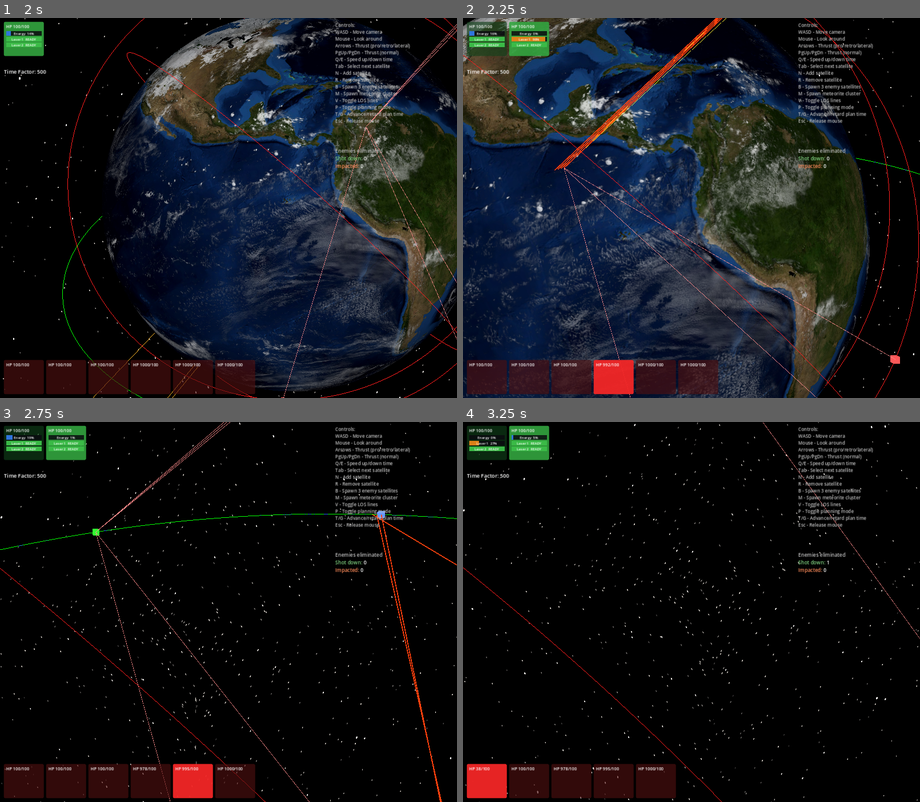
Above: before the commit, frames 1-4 (two rows, left to right).
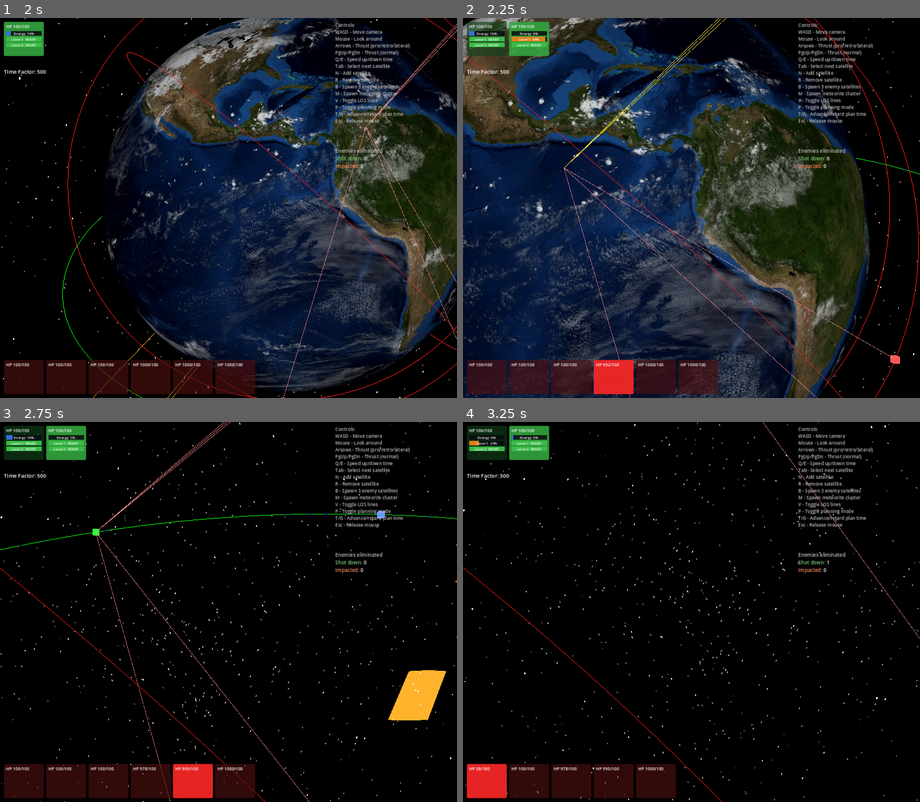
Above: after the commit, the same moments.

Repository: mellenburg/game
Game: Godot game, scene res://scenes/main.tscn
The game is run twice, just before and just after one commit, with the same random seed, the same clock (stepped at 60 frames per second) and the same inputs.
Inputs (mouse positions are in pixels of both pictures, inside the frame that each line leads up to):
- Up to frame 1 (2 s): tap Enter at 0.5 s; move the mouse to (251, 208) at 0.52 s; hold W (move_forward) from 0.53 s (still down); tap B (add_enemies) at 0.6 s; move the mouse to (205, 208) at 1.27 s; tap M (add_meteorites) at 1.35 s
- Up to frame 2 (2.25 s): keep holding W (move_forward); move the mouse to (700, 200) at 2.02 s; tap N (add_satellite) at 2.1 s
- Up to frame 3 (2.75 s): keep holding W (move_forward)
- Up to frame 4 (3.25 s): keep holding W (move_forward); move the mouse to (686, 619) at 2.77 s; tap T (planning_advance) at 2.85 s

Frame 1 is identical in both runs. In frame 2, 0.5% of the frame differs, in the area x 20-57%, y 0-41%; in frame 3, 1.4%, in the area x 81-100%, y 24-100%; in frame 4, nothing differs.

Commit message:
Lasers: 3D BeamRenderer anchored to live attacker position
Replace HUD's screen-space draw_line with a pooled MeshInstance3D per
(attacker, weapon_index) using a shared CylinderMesh and additive
emissive StandardMaterial3D. Endpoints are recomputed every _process
frame from current orbit state, so a continuous burst no longer trails
stale snapshots from where the satellite was. Beams hold for 0.04 s and
fade over 0.10 s wall-clock when no longer refreshed; an attacker's
death despawns its beams immediately, a target's death freezes the
target endpoint so kill-shots still resolve cleanly. HUD keeps the
roster / marker hit flash but loses HIT_LINE / _draw_hit_lines.

Diff:
--- a/godot/scenes/main.tscn
+++ b/godot/scenes/main.tscn
@@ -1,10 +1,11 @@
-[gd_scene load_steps=11 format=3 uid="uid://b3orbitgameroot0"]
+[gd_scene load_steps=12 format=3 uid="uid://b3orbitgameroot0"]
 
 [ext_resource type="Script" path="res://scripts/earth_system.gd" id="1_system"]
 [ext_resource type="Script" path="res://scripts/earth.gd" id="2_earth"]
 [ext_resource type="Script" path="res://scripts/orbit_camera.gd" id="3_camera"]
 [ext_resource type="Script" path="res://scripts/hud.gd" id="4_hud"]
 [ext_resource type="Script" path="res://scripts/sun.gd" id="5_sun"]
+[ext_resource type="Script" path="res://scripts/beam_renderer.gd" id="6_beams"]
 [ext_resource type="Shader" path="res://shaders/sky.gdshader" id="7_sky"]
 
 [sub_resource type="ShaderMaterial" id="ShaderMat_sky"]
@@ -49,6 +50,9 @@
 [node name="Satellites" type="Node3D" parent="."]
 
 [node name="PlanningSatellites" type="Node3D" parent="."]
+
+[node name="BeamRenderer" type="Node3D" parent="."]
+script = ExtResource("6_beams")
 
 [node name="CanvasLayer" type="CanvasLayer" parent="."]
 
--- /dev/null
+++ b/godot/scripts/beam_renderer.gd
@@ -0,0 +1,179 @@
+class_name BeamRenderer
+extends Node3D
+## 3D laser-beam visuals.
+##
+## EarthSystem._process_combat calls register_fire() on every successful
+## weapon hit. The renderer pools one MeshInstance3D per
+## (attacker, weapon_index); endpoints are recomputed every _process
+## frame from current orbital positions, so the beam start anchors to
+## the live emitter — a continuous burst no longer smears stale
+## snapshots behind a moving satellite.
+##
+## Lifecycle:
+##   - register_fire spawns or refreshes a beam.
+##   - Beams not refreshed within HOLD+FADE wall-clock seconds despawn.
+##   - Attacker dying despawns its beams immediately (no emitter).
+##   - Target dying freezes the target endpoint at its last known
+##     position so the kill-shot still reads as a clean line.
+##
+## A single CylinderMesh is shared across every beam; per-beam
+## StandardMaterial3D is allocated once at spawn so _process only
+## mutates transform + alpha (see CLAUDE.md "cache meshes and
+## materials").
+
+const Satellite = preload("res://scripts/satellite.gd")
+
+# Wall-clock — high time_factor must not compress these away. HOLD
+# matches the slowest expected register_fire cadence (a 60 Hz physics
+# tick is ~16 ms, well under 40 ms); FADE is short enough that the
+# trailing edge of a burst snaps off rather than smearing.
+const HOLD_SECONDS: float = 0.04
+const FADE_SECONDS: float = 0.10
+
+# Scene units (1 unit = 1000 km). 0.04 → ~40 km radius — visible at
+# typical camera distances without dominating the frame.
+const BEAM_RADIUS: float = 0.04
+const BEAM_COLOR := Color(1.0, 0.35, 0.10)
+const BEAM_EMISSION_ENERGY: float = 4.0
+
+var _shared_mesh: CylinderMesh
+# key "<attacker_iid>:<weapon_index>" → _Beam.
+var _beams: Dictionary = {}
+
+
+class _Beam:
+	var attacker: Satellite = null
+	var target: Satellite = null
+	var attacker_pos: Vector3 = Vector3.ZERO
+	var target_pos: Vector3 = Vector3.ZERO
+	var last_fired_at: float = 0.0
+	var instance: MeshInstance3D = null
+	var material: StandardMaterial3D = null
+
+
+func _ready() -> void:
+	_shared_mesh = CylinderMesh.new()
+	# Unit height; transform Y-scale stretches it to the beam length.
+	_shared_mesh.height = 1.0
+	_shared_mesh.top_radius = BEAM_RADIUS
+	_shared_mesh.bottom_radius = BEAM_RADIUS
+	# Beam is thin, emissive, additive — no one is counting facets.
+	_shared_mesh.radial_segments = 8
+	_shared_mesh.rings = 1
+
+
+## Called by EarthSystem each physics tick a weapon successfully fires.
+## Spawns a beam for this (attacker, weapon_index) if absent, otherwise
+## refreshes target ref + last-fired timestamp.
+func register_fire(attacker: Satellite, weapon_index: int, target: Satellite) -> void:
+	if attacker == null or target == null:
+		return
+	var key := "%d:%d" % [attacker.get_instance_id(), weapon_index]
+	var beam: _Beam = _beams.get(key)
+	if beam == null:
+		beam = _spawn_beam()
+		beam.attacker = attacker
+		_beams[key] = beam
+	beam.target = target
+	beam.last_fired_at = _wall_now()
+	# Seed endpoints so the first frame after spawn already orients
+	# correctly instead of flashing through the origin.
+	beam.attacker_pos = attacker.orbit.r
+	beam.target_pos = target.orbit.r
+
+
+func _spawn_beam() -> _Beam:
+	var beam := _Beam.new()
+	var mat := StandardMaterial3D.new()
+	mat.shading_mode = BaseMaterial3D.SHADING_MODE_UNSHADED
+	mat.albedo_color = BEAM_COLOR
+	mat.transparency = BaseMaterial3D.TRANSPARENCY_ALPHA
+	mat.blend_mode = BaseMaterial3D.BLEND_MODE_ADD
+	mat.cull_mode = BaseMaterial3D.CULL_DISABLED
+	mat.emission_enabled = true
+	mat.emission = BEAM_COLOR
+	mat.emission_energy_multiplier = BEAM_EMISSION_ENERGY
+	# Additive overlapping beams would otherwise occlude each other.
+	mat.depth_draw_mode = BaseMaterial3D.DEPTH_DRAW_DISABLED
+	beam.material = mat
+
+	var inst := MeshInstance3D.new()
+	inst.mesh = _shared_mesh
+	inst.material_override = mat
+	inst.cast_shadow = GeometryInstance3D.SHADOW_CASTING_SETTING_OFF
+	add_child(inst)
+	beam.instance = inst
+	return beam
+
+
+func _process(_delta: float) -> void:
+	if _beams.is_empty():
+		return
+	var now := _wall_now()
+	var stale: Array[String] = []
+	for key: String in _beams.keys():
+		var beam: _Beam = _beams[key]
+		# Attacker gone? The beam has no emitter — drop it immediately.
+		if not is_instance_valid(beam.attacker) or not beam.attacker.alive:
+			stale.append(key)
+			continue
+		var since := now - beam.last_fired_at
+		if since > HOLD_SECONDS + FADE_SECONDS:
+			stale.append(key)
+			continue
+		# Endpoints: always live for the attacker, live-or-snapshot for
+		# the target so kill-shot beams still resolve to the last known
+		# enemy position.
+		beam.attacker_pos = beam.attacker.orbit.r
+		if (
+			is_instance_valid(beam.target)
+			and beam.target.alive
+			and beam.target.orbit_alive
+		):
+			beam.target_pos = beam.target.orbit.r
+		var alpha: float
+		if since <= HOLD_SECONDS:
+			alpha = 1.0
+		else:
+			alpha = clampf(1.0 - (since - HOLD_SECONDS) / FADE_SECONDS, 0.0, 1.0)
+		_orient_beam(beam, alpha)
+	for key: String in stale:
+		_despawn(key)
+
+
+func _orient_beam(beam: _Beam, alpha: float) -> void:
+	var a := beam.attacker_pos * Satellite.SCENE_SCALE
+	var b := beam.target_pos * Satellite.SCENE_SCALE
+	var dir := b - a
+	var length := dir.length()
+	if length < 1.0e-4:
+		beam.instance.visible = false
+		return
+	beam.instance.visible = true
+	# CylinderMesh is local-Y aligned; build a basis whose Y column is
+	# the beam direction, then stretch only Y to the beam length.
+	var y_axis := dir / length
+	var ref_axis: Vector3 = (
+		Vector3.UP if absf(y_axis.dot(Vector3.UP)) < 0.99 else Vector3.RIGHT
+	)
+	var x_axis := ref_axis.cross(y_axis).normalized()
+	var z_axis := x_axis.cross(y_axis).normalized()
+	var basis := Basis(x_axis, y_axis, z_axis).scaled(Vector3(1.0, length, 1.0))
+	beam.instance.transform = Transform3D(basis, (a + b) * 0.5)
+	var c := BEAM_COLOR
+	c.a = alpha
+	beam.material.albedo_color = c
+	beam.material.emission_energy_multiplier = BEAM_EMISSION_ENERGY * alpha
+
+
+func _despawn(key: String) -> void:
+	var beam: _Beam = _beams.get(key)
+	if beam == null:
+		return
+	if beam.instance != null:
+		beam.instance.queue_free()
+	_beams.erase(key)
+
+
+func _wall_now() -> float:
+	return Time.get_ticks_msec() / 1000.0
--- a/godot/scripts/earth_system.gd
+++ b/godot/scripts/earth_system.gd
@@ -10,6 +10,7 @@
 const OrbitCamera = preload("res://scripts/orbit_camera.gd")
 const EarthOrbit = preload("res://scripts/earth_orbit.gd")
 const Weapon = preload("res://scripts/weapons/weapon.gd")
+const BeamRenderer = preload("res://scripts/beam_renderer.gd")
 
 const TIME_FACTOR_MIN: int = 0
 const TIME_FACTOR_MAX: int = 5000
@@ -78,6 +79,7 @@
 @onready var hud: HUD = $CanvasLayer/HUD as HUD
 @onready var satellite_container: Node3D = $Satellites as Node3D
 @onready var planning_container: Node3D = $PlanningSatellites as Node3D
+@onready var beam_renderer: BeamRenderer = $BeamRenderer as BeamRenderer
 
 var satellites: Array[Satellite]:
 	get: return planning_satellites if planning_mode else real_satellites
@@ -138,13 +140,15 @@
 		if not sat.alive:
 			continue
 		sat.tick_combat(sim_delta)
-		for w in sat.weapons:
+		for w_idx in range(sat.weapons.size()):
+			var w: Weapon = sat.weapons[w_idx]
 			var fired := false
 			if w.can_fire(sat):
 				var target := _pick_target_for_weapon(sat, w)
 				if target != null and w.fire(sat, target, sim_delta):
 					fired = true
 					hud.register_hit(sat, target)
+					beam_renderer.register_fire(sat, w_idx, target)
 			if not fired:
 				w.tick(sim_delta)
 
--- a/godot/scripts/hud.gd
+++ b/godot/scripts/hud.gd
@@ -21,8 +21,8 @@
 const ENEMY_BG := Color(0.30, 0.06, 0.06, 0.65)
 const ENEMY_BG_SEL := Color(0.85, 0.20, 0.20, 0.90)
 # Roster box flash on hit. Red — a damage indicator, distinct from the
-# orange used on the 3D marker / line so the two surfaces don't blur
-# into the same visual signal.
+# orange used on the 3D marker and BeamRenderer beam so the two
+# surfaces don't blur into the same visual signal.
 const BOX_HIT_FLASH := Color(0.95, 0.15, 0.15, 0.95)
 # Width is fixed so player and enemy boxes line up in the strips;
 # height auto-sizes from the content (an unarmed enemy box collapses
@@ -41,13 +41,12 @@
 
 const LOS_CLEAR := Color(1.0, 0.95, 0.2)        # yellow
 const LOS_BLOCKED := Color(1.0, 0.55, 0.55)     # light red
-const HIT_LINE := Color(1.0, 0.25, 0.05)        # red-orange
-const HIT_LINE_WIDTH: float = 2.5
-
-# Wall-clock duration of the hit pulse. Wall-clock (not sim-seconds) so
-# the visual feedback survives compression at high time_factor — at
-# time_factor=5000 a sim-second is 0.2 ms, which would be invisible.
-# 0.25 s is long enough to register, short enough to feel like a hit.
+
+# Wall-clock duration of the hit pulse on the marker / roster box.
+# Wall-clock so the visual feedback survives compression at high
+# time_factor — at time_factor=5000 a sim-second is 0.2 ms, which
+# would be invisible. The actual beam is drawn by BeamRenderer in 3D;
+# this constant only governs how long the box / marker stays tinted.
 const HIT_DURATION: float = 0.25
 
 @onready var info_label: RichTextLabel = $InfoLabel as RichTextLabel
@@ -60,12 +59,10 @@
 var _system: Node = null
 var _last_text_update: float = 0.0
 
-# Active weapon-hit pulses. Each entry stores the world-space ECI
-# positions of attacker and target captured AT FIRE TIME along with
-# the wall-clock expiry. Caching positions decouples the visual from
-# the satellite lifecycle: a fatal shot kills the target this tick
-# (alive=false), but we still want the orange line to render for the
-# pulse window — without dereferencing a freed instance.
+# Active hit pulses. Drives the roster box red flash and (via
+# Satellite.flash_hit) the 3D marker tint. The actual beam visual
+# lives in BeamRenderer; this list is just timed metadata for the
+# box / marker feedback so it outlives the firing tick.
 var _hits: Array[Dictionary] = []
 # Toggled by EarthSystem on the "toggle_los" input action. When false,
 # the yellow / pink LOS lines from the selected satellite to opposing
@@ -78,21 +75,14 @@
 
 
 ## Called by the combat loop when a weapon successfully fires. The HUD
-## records the (attacker, target) pair for HIT_DURATION wall-clock
-## seconds so it can paint a hit pulse in the next frame's _draw, and
-## tells the target to flash its 3D marker orange.
-func register_hit(attacker: Satellite, target: Satellite) -> void:
-	if attacker == null or target == null:
-		return
-	# Snapshot the ECI positions now so the line can render even if the
-	# target dies on this very shot — we used to gate _draw_hit_lines on
-	# `target.alive` and lost the visual feedback for any kill-shot.
-	# Refs are still kept so the roster-box pulse can find its target.
+## records the target ref for HIT_DURATION wall-clock seconds so it
+## can flash the roster box red, and tells the target to tint its 3D
+## marker orange. The 3D beam itself is drawn by BeamRenderer.
+func register_hit(_attacker: Satellite, target: Satellite) -> void:
+	if target == null:
+		return
 	_hits.append({
-		"attacker": attacker,
 		"target": target,
-		"attacker_pos": attacker.orbit.r,
-		"target_pos": target.orbit.r,
 		"expires_at": _now() + HIT_DURATION,
 	})
 	target.flash_hit(HIT_DURATION)
@@ -102,10 +92,8 @@
 	return Time.get_ticks_msec() / 1000.0
 
 
-# Drop hits whose pulse window has expired. We deliberately keep
-# entries whose attacker/target have been freed — the snapshotted
-# positions still draw a valid line, and that's the kill-shot case
-# we most want to display.
+# Drop hits whose pulse window has expired. Freed targets stay until
+# their window elapses — _is_hit_target guards the dereference.
 func _prune_hits() -> void:
 	var now := _now()
 	var live: Array[Dictionary] = []
@@ -376,10 +364,6 @@
 	_prune_hits()
 	if los_visible:
 		_draw_selected_los_lines()
-	# Hit lines are drawn last so they overwrite any selection line that
-	# happens to share the same endpoints. Always shown — they're a
-	# transient combat signal, not a continuous overlay.
-	_draw_hit_lines()
 
 
 # From the selected satellite, draw a line to every opposing-team unit:
@@ -415,20 +399,3 @@
 		var blocked := LosCheck.is_blocked(main_eci, other.orbit.r)
 		var line_color := LOS_BLOCKED if blocked else LOS_CLEAR
 		draw_line(screen_a, screen_b, line_color, 1.0)
-
-
-func _draw_hit_lines() -> void:
-	for h in _hits:
-		# Use the snapshotted positions from register_hit. The attacker
-		# and target may already be alive=false (or even queue_free'd)
-		# by the time we draw — that's exactly the case where the line
-		# matters most (kill-shot feedback).
-		var a_eci: Vector3 = h["attacker_pos"]
-		var b_eci: Vector3 = h["target_pos"]
-		var a_scene := a_eci * Satellite.SCENE_SCALE
-		var b_scene := b_eci * Satellite.SCENE_SCALE
-		if _camera.is_position_behind(a_scene) and _camera.is_position_behind(b_scene):
-			continue
-		var screen_a := _camera.unproject_position(a_scene)
-		var screen_b := _camera.unproject_position(b_scene)
-		draw_line(screen_a, screen_b, HIT_LINE, HIT_LINE_WIDTH)
